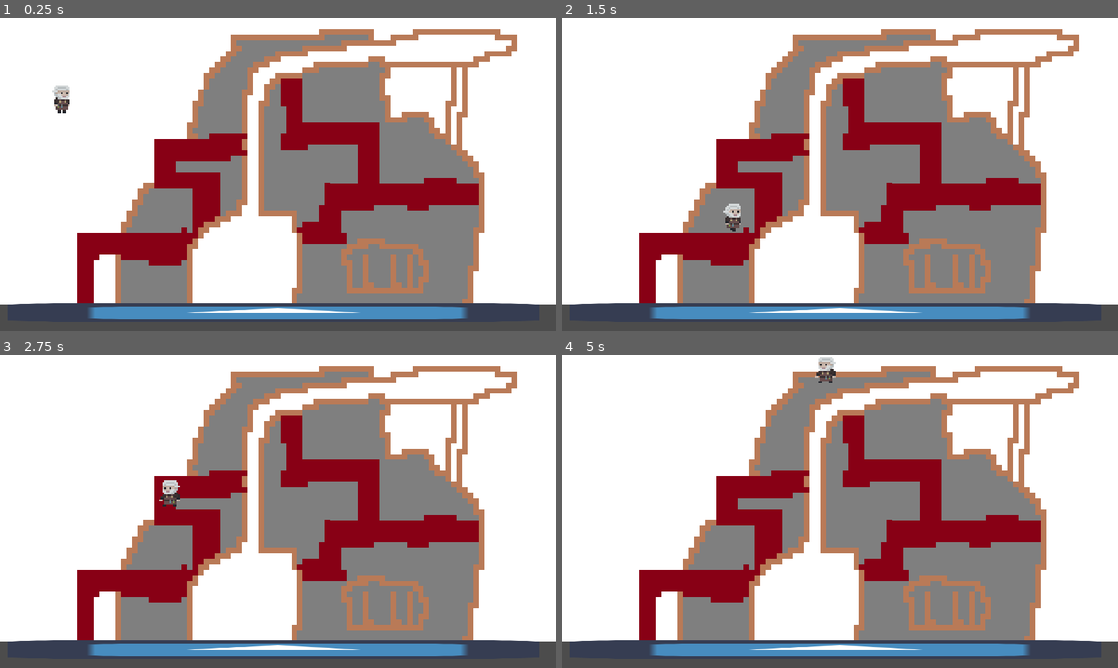
Above: before the commit, frames 1-4 (two rows, left to right).
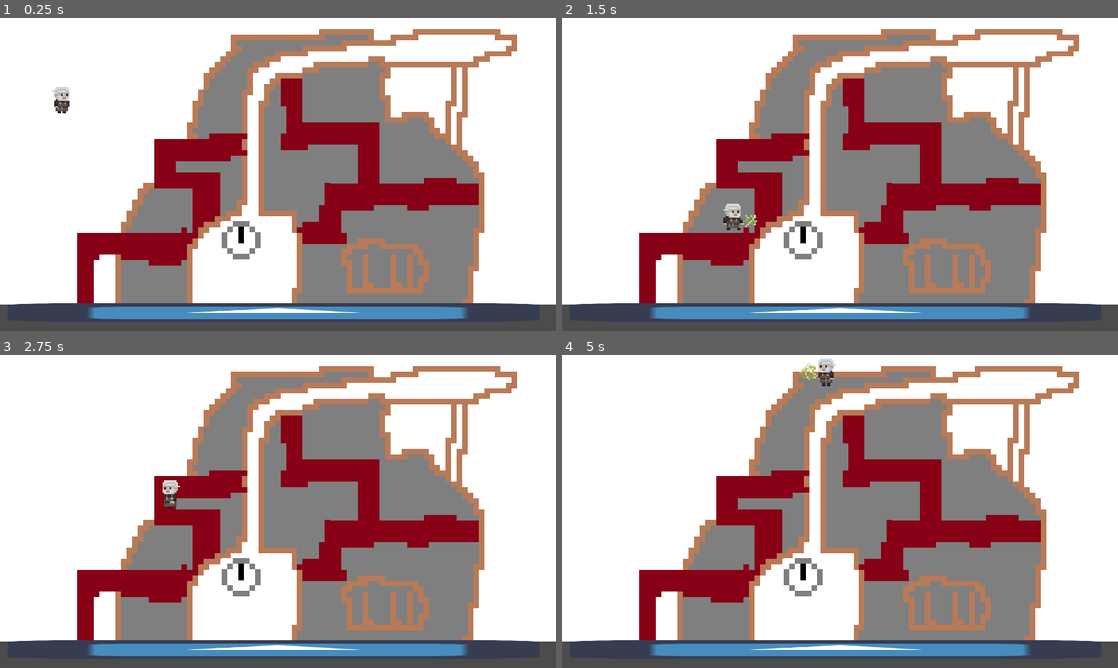
Above: after the commit, the same moments.

Repository: DerGernTod/minijam85
Game: Godot game, scene res://Main.tscn
The game is run twice, just before and just after one commit, with the same random seed, the same clock (stepped at 60 frames per second) and the same inputs. The engine's default icon, where the game draws it, is replaced by a stand-in: a white triangle on a blue panel in a dark square.
Inputs:
- Up to frame 1 (0.25 s): no input
- Up to frame 2 (1.5 s): hold Right (ui_right) from 0.53 s (still down); tap W (interact) at 0.6 s; tap Space (ui_select) at 0.77 s; tap Q (shoot) at 1.35 s
- Up to frame 3 (2.75 s): tap Space (ui_select) at 1.52 s; release Right (ui_right) at 2.03 s; hold Left (ui_left) from 2.03 s (still down); tap W (interact) at 2.1 s
- Up to frame 4 (5 s): release Left (ui_left) at 2.78 s; hold Right (ui_right) 2.78-4.28 s; tap Q (shoot) at 2.85, 4.35 s; tap Space (ui_select) at 3.02, 3.77, 4.52 s; tap W (interact) at 3.6 s; hold Left (ui_left) from 4.28 s (still down)

The runs differ from the first frame. In frame 1, 0.5% of the frame differs, in the area x 9-47%, y 21-78%; in frame 2, 0.4%; in frame 3, 0.4%; in frame 4, 0.6%, in the area x 39-50%, y 0-78%.

Commit message:
machine clock

Diff:
--- a/clock/Clock.gd
+++ b/clock/Clock.gd
@@ -4,16 +4,19 @@
 
 const MAX_TIME = Globals.TIMER_DURATION
 
-var current_time = MAX_TIME
+var current_time = MAX_TIME setget ,get_current_time
 
 func _ready() -> void:
 	set_physics_process(false)
 
 
+func get_current_time() -> float:
+	return current_time
+
+
 func change_time(time: float) -> void:
 	if current_time + time >= MAX_TIME:
 		set_physics_process(false)
-		visible = false
 	current_time = clamp(current_time + time, 0, MAX_TIME)
 	# update frame even if physics process is false
 	_physics_process(0)
--- a/machine/Machine.tscn
+++ b/machine/Machine.tscn
@@ -1,8 +1,9 @@
-[gd_scene load_steps=9 format=2]
+[gd_scene load_steps=10 format=2]
 
 [ext_resource path="res://machine/machine_temp.png" type="Texture" id=1]
 [ext_resource path="res://machine/Machine.gd" type="Script" id=2]
 [ext_resource path="res://machine/damagable_part/DamagablePart.tscn" type="PackedScene" id=3]
+[ext_resource path="res://clock/Clock.tscn" type="PackedScene" id=4]
 
 [sub_resource type="RectangleShape2D" id=1]
 extents = Vector2( 190.042, 28.7898 )
@@ -28,7 +29,7 @@
 centered = false
 
 [node name="GoldSpawnLocation" type="Node2D" parent="."]
-position = Vector2( 432.153, 472.47 )
+position = Vector2( 842.153, 926.47 )
 
 [node name="StaticBodies" type="Node2D" parent="."]
 
@@ -80,3 +81,6 @@
 [node name="GoldTimer" type="Timer" parent="."]
 wait_time = 60.0
 autostart = true
+
+[node name="Clock" parent="." instance=ExtResource( 4 )]
+position = Vector2( 833.264, 767.09 )
--- a/machine/damagable_part/DamagablePart.gd
+++ b/machine/damagable_part/DamagablePart.gd
@@ -51,3 +51,5 @@
 	clock.set_physics_process(true)
 	sprite.frame = 0
 	clock.change_time(30.0)
+	if clock.get_current_time() >= Globals.TIMER_DURATION:
+		clock.visible = false
--- a/player/Player.gd
+++ b/player/Player.gd
@@ -30,10 +30,8 @@
 
 
 func _trigger_lightning() -> void:
-	lightning.set_active(true)
 	lightning_active = true
-	yield(get_tree().create_timer(0.1), "timeout")
-	lightning.set_active(false)
+	yield(lightning.fire(), "completed")
 	lightning_active = false
 
 
@@ -65,6 +63,12 @@
 		sprite.animation = "walk"
 	else:
 		sprite.animation = "idle"
+	if not is_on_floor():
+		if velocity.y > 5:
+			sprite.animation = "fall"
+		else:
+			sprite.animation = "jump"
+
 	velocity.x = lerp(velocity.x, 0, delta * damping)
 
 	if velocity.x > 4:
--- a/player/Player.tscn
+++ b/player/Player.tscn
@@ -18,7 +18,7 @@
 position = Vector2( 0, -45 )
 scale = Vector2( 6, 6 )
 frames = ExtResource( 1 )
-animation = "idle"
+animation = "fall"
 playing = true
 
 [node name="CollisionShape2D" type="CollisionShape2D" parent="."]
--- a/player/PlayerSpriteFrames.tres
+++ b/player/PlayerSpriteFrames.tres
@@ -11,6 +11,10 @@
 [sub_resource type="AtlasTexture" id=11]
 atlas = ExtResource( 3 )
 region = Rect2( 32, 0, 32, 32 )
+
+[sub_resource type="AtlasTexture" id=12]
+atlas = ExtResource( 3 )
+region = Rect2( 0, 0, 32, 32 )
 
 [sub_resource type="AtlasTexture" id=2]
 atlas = ExtResource( 1 )
@@ -44,12 +48,21 @@
 atlas = ExtResource( 1 )
 region = Rect2( 224, 0, 32, 32 )
 
+[sub_resource type="AtlasTexture" id=13]
+atlas = ExtResource( 3 )
+region = Rect2( 32, 0, 32, 32 )
+
 [resource]
 animations = [ {
 "frames": [ SubResource( 10 ), SubResource( 11 ) ],
 "loop": true,
 "name": "idle",
 "speed": 2.0
+}, {
+"frames": [ SubResource( 12 ) ],
+"loop": true,
+"name": "jump",
+"speed": 5.0
 }, {
 "frames": [ ExtResource( 2 ) ],
 "loop": true,
@@ -65,4 +78,9 @@
 "loop": true,
 "name": "repair",
 "speed": 5.0
+}, {
+"frames": [ SubResource( 13 ) ],
+"loop": true,
+"name": "fall",
+"speed": 5.0
 } ]
--- a/player/lightning/Lightning.gd
+++ b/player/lightning/Lightning.gd
@@ -7,7 +7,8 @@
 
 # Called when the node enters the scene tree for the first time.
 func _ready() -> void:
-	set_active(false)
+	sprite.visible = false
+	set_physics_process(false)
 
 
 func look_right(right: bool) -> void:
@@ -22,9 +23,14 @@
 		sprite.scale.x = -init_sprite_scale.x
 
 
-func set_active(active: bool) -> void:
-	set_physics_process(active)
-	sprite.visible = active
+func fire() -> void:
+	set_physics_process(true)
+	sprite.visible = true
+	sprite.frame = 0
+	sprite.play()
+	yield(sprite, "animation_finished")
+	sprite.visible = false
+	set_physics_process(false)
 
 
 func _physics_process(delta: float) -> void:
--- a/player/lightning/Lightning.tscn
+++ b/player/lightning/Lightning.tscn
@@ -1,19 +1,21 @@
 [gd_scene load_steps=4 format=2]
 
-[ext_resource path="res://player/lightning/lightning-temp.png" type="Texture" id=1]
+[ext_resource path="res://player/lightning/lightning_spriteframes.tres" type="SpriteFrames" id=1]
 [ext_resource path="res://player/lightning/Lightning.gd" type="Script" id=2]
 
 [sub_resource type="RectangleShape2D" id=1]
-extents = Vector2( 28.1281, 14.9145 )
+extents = Vector2( 35.4955, 29.965 )
 
 [node name="Lightning" type="Area2D"]
 script = ExtResource( 2 )
 
-[node name="Sprite" type="Sprite" parent="."]
-position = Vector2( 48.5465, 0 )
-scale = Vector2( 2, 2 )
-texture = ExtResource( 1 )
+[node name="Sprite" type="AnimatedSprite" parent="."]
+position = Vector2( 53.3141, -18.2757 )
+scale = Vector2( 6, 6 )
+frames = ExtResource( 1 )
+frame = 16
+playing = true
 
 [node name="CollisionShape2D" type="CollisionShape2D" parent="."]
-position = Vector2( 48.5465, 0 )
+position = Vector2( 62.8492, -7.68111 )
 shape = SubResource( 1 )
--- /dev/null
+++ b/player/lightning/lightning_spriteframes.tres
@@ -0,0 +1,79 @@
+[gd_resource type="SpriteFrames" load_steps=19 format=2]
+
+[ext_resource path="res://player/lightning/lightning.png" type="Texture" id=1]
+
+[sub_resource type="AtlasTexture" id=1]
+atlas = ExtResource( 1 )
+region = Rect2( 0, 0, 16, 16 )
+
+[sub_resource type="AtlasTexture" id=2]
+atlas = ExtResource( 1 )
+region = Rect2( 16, 0, 16, 16 )
+
+[sub_resource type="AtlasTexture" id=3]
+atlas = ExtResource( 1 )
+region = Rect2( 32, 0, 16, 16 )
+
+[sub_resource type="AtlasTexture" id=4]
+atlas = ExtResource( 1 )
+region = Rect2( 48, 0, 16, 16 )
+
+[sub_resource type="AtlasTexture" id=5]
+atlas = ExtResource( 1 )
+region = Rect2( 64, 0, 16, 16 )
+
+[sub_resource type="AtlasTexture" id=6]
+atlas = ExtResource( 1 )
+region = Rect2( 80, 0, 16, 16 )
+
+[sub_resource type="AtlasTexture" id=7]
+atlas = ExtResource( 1 )
+region = Rect2( 96, 0, 16, 16 )
+
+[sub_resource type="AtlasTexture" id=8]
+atlas = ExtResource( 1 )
+region = Rect2( 112, 0, 16, 16 )
+
+[sub_resource type="AtlasTexture" id=9]
+atlas = ExtResource( 1 )
+region = Rect2( 128, 0, 16, 16 )
+
+[sub_resource type="AtlasTexture" id=10]
+atlas = ExtResource( 1 )
+region = Rect2( 144, 0, 16, 16 )
+
+[sub_resource type="AtlasTexture" id=11]
+atlas = ExtResource( 1 )
+region = Rect2( 160, 0, 16, 16 )
+
+[sub_resource type="AtlasTexture" id=12]
+atlas = ExtResource( 1 )
+region = Rect2( 176, 0, 16, 16 )
+
+[sub_resource type="AtlasTexture" id=13]
+atlas = ExtResource( 1 )
+region = Rect2( 192, 0, 16, 16 )
+
+[sub_resource type="AtlasTexture" id=14]
+atlas = ExtResource( 1 )
+region = Rect2( 208, 0, 16, 16 )
+
+[sub_resource type="AtlasTexture" id=15]
+atlas = ExtResource( 1 )
+region = Rect2( 224, 0, 16, 16 )
+
+[sub_resource type="AtlasTexture" id=16]
+atlas = ExtResource( 1 )
+region = Rect2( 240, 0, 16, 16 )
+
+[sub_resource type="AtlasTexture" id=17]
+atlas = ExtResource( 1 )
+region = Rect2( 256, 0, 16, 16 )
+
+[resource]
+animations = [ {
+"frames": [ SubResource( 1 ), SubResource( 2 ), SubResource( 3 ), SubResource( 4 ), SubResource( 5 ), SubResource( 6 ), SubResource( 7 ), SubResource( 8 ), SubResource( 9 ), SubResource( 10 ), SubResource( 11 ), SubResource( 12 ), SubResource( 13 ), SubResource( 14 ), SubResource( 15 ), SubResource( 16 ), SubResource( 17 ) ],
+"loop": false,
+"name": "default",
+"speed": 17.0
+} ]
Not shown: 1 places in player/PlayerSpriteFrames.tres that only renumber resources
Not shown, added: player/lightning/lightning.png.import
